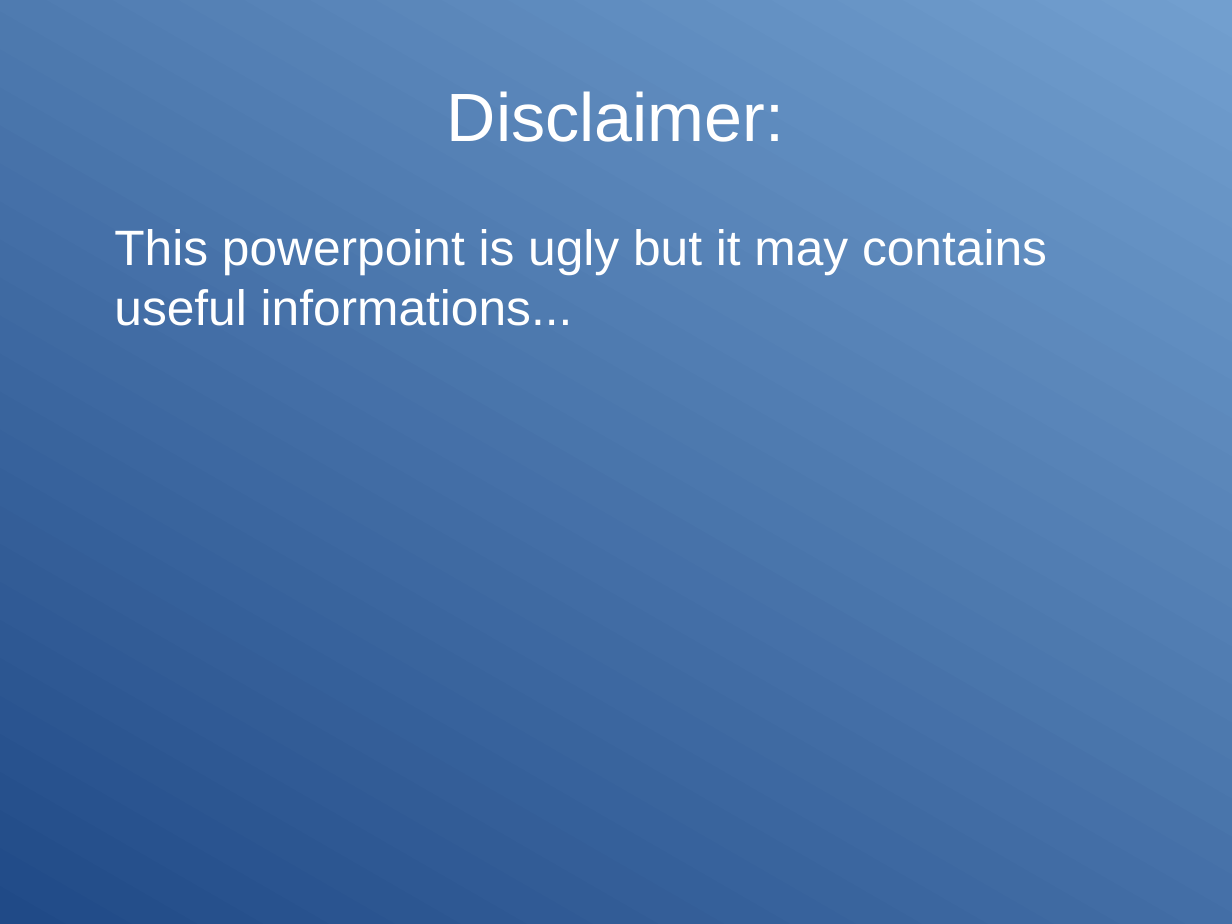
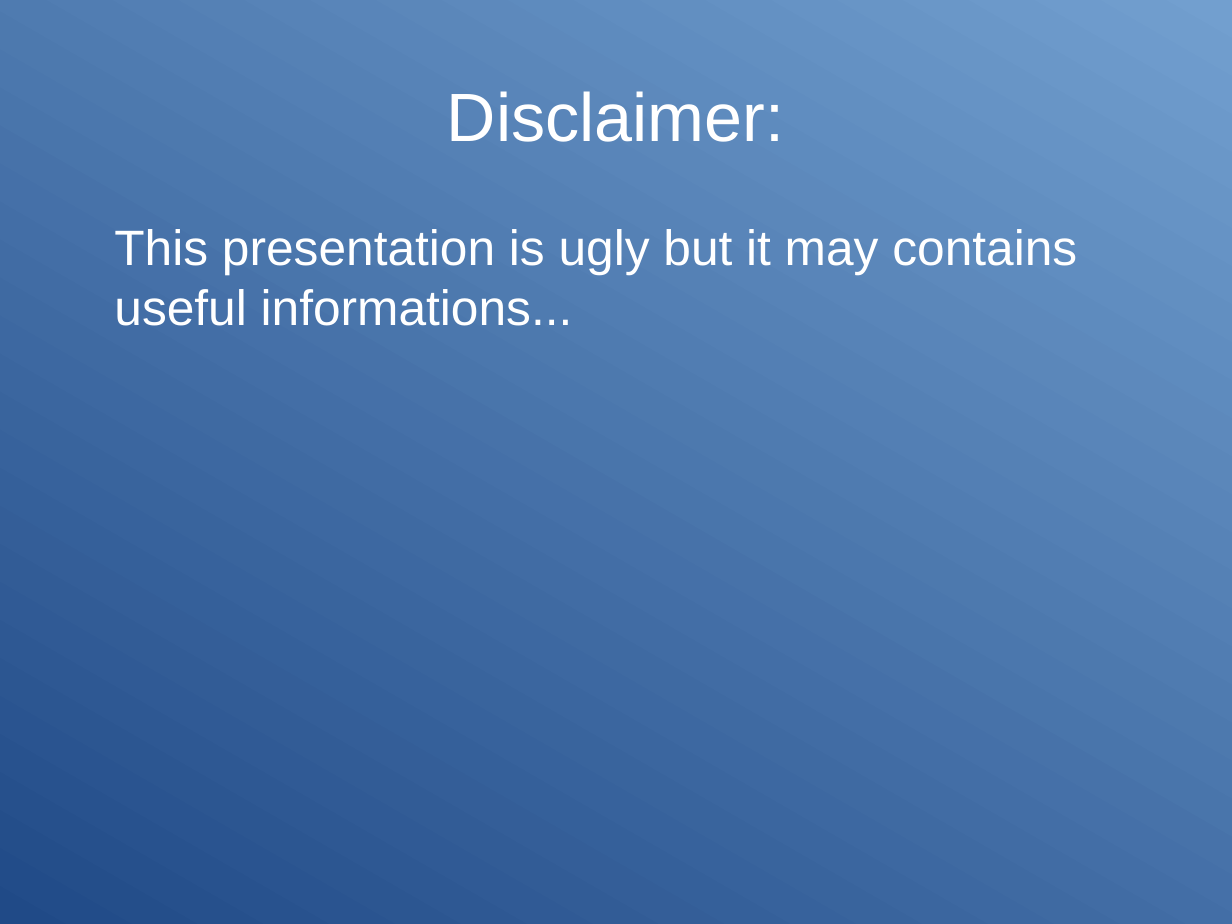
Before and after one commit to Clibre/An-introduction-to-bash, a slide deck: slide 2 of presentation.odp. Drawn at 1232x924 pixels with LibreOffice and Linux fonts; fonts in the diff are those of the drawing. Boxes give left, top, right and bottom in pixels: in the first picture for what was removed or moved away, otherwise in the second. Text is boxed around its words. In the diff, an @@ line names an element or a change of style, - is before the commit and + after.

```diff
--- a/presentation.odp
+++ b/presentation.odp
@@ text at (114, 229, 1077, 326): text changed @@
-This powerpoint is ugly but it may contains useful informations...
+This presentation is ugly but it may contains useful informations...
```
Also in this commit, not shown: 2 other slides changed, 1 other file.
